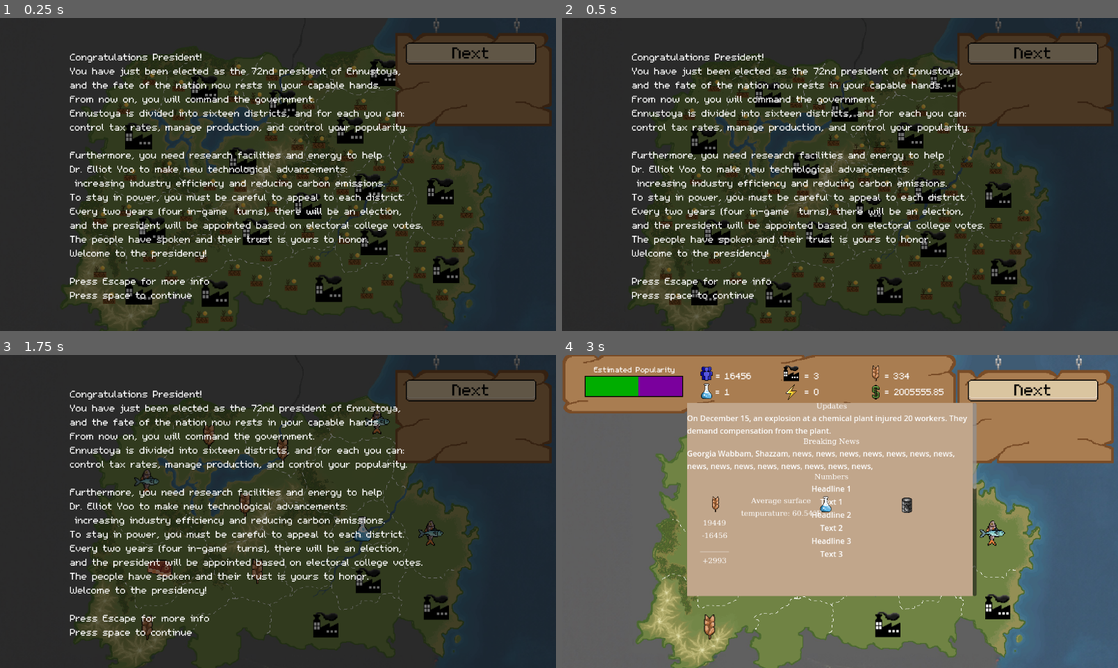
Above: before the commit, frames 1-4 (two rows, left to right).
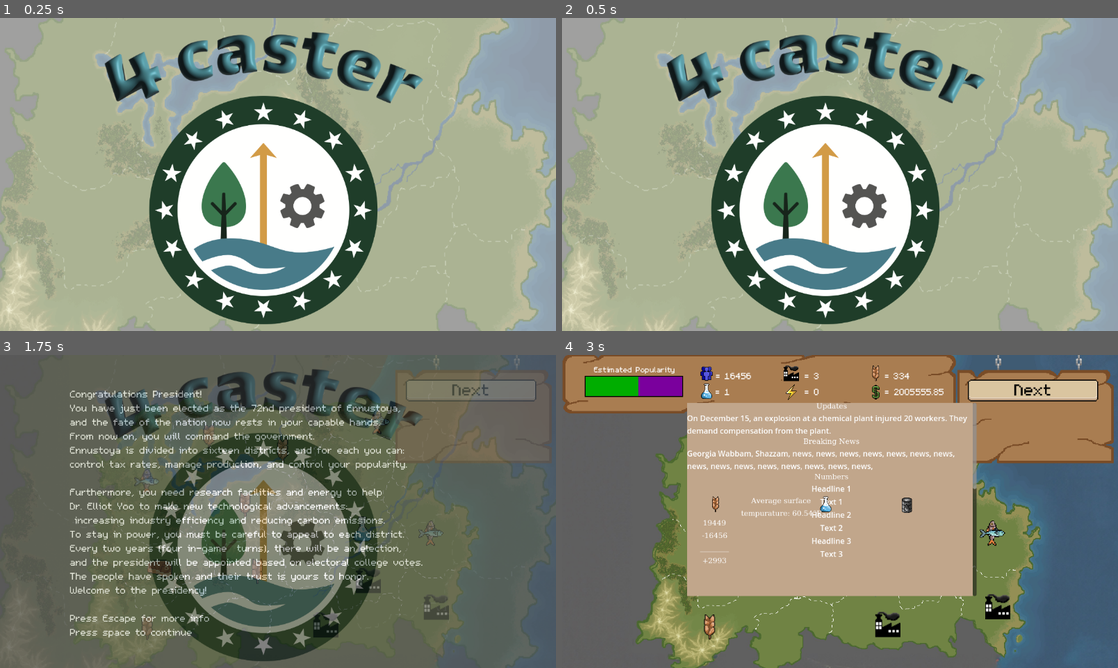
Above: after the commit, the same moments.

Repository: mccoogp/WeatherInc
Game: Godot game, scene res://world.tscn
Two runs of this game, one before a commit and one after it. Both use one fixed random seed, a clock stepped at 60 frames per second and the inputs below. The engine's default icon, where the game draws it, is replaced by a stand-in: a white triangle on a blue panel in a dark square.
Inputs (mouse positions are in pixels of both pictures, inside the frame that each line leads up to):
- Up to frame 1 (0.25 s): no input
- Up to frame 2 (0.5 s): no input
- Up to frame 3 (1.75 s): click "Next" at 0.5 s; click "Next" at 1.25 s
- Up to frame 4 (3 s): tap Enter at 2, 2.85 s; move the mouse to (962, 495) at 2.02 s; hold Right 2.03-2.78 s; hold X 2.03-2.78 s; click (962, 495) at 2.17 s; tap Space at 2.27 s; move the mouse to (728, 527) at 2.77 s; hold Down from 2.78 s (still down)

The runs differ from the first frame. In frame 1, 93% of the frame differs, in the area x 0-100%, y 0-100%; in frame 2, 93%; in frame 3, 87%; in frame 4, nothing differs.
Error after the commit: Invalid assignment of property or key 'clicked' with value of type 'bool' on a base object of type 'Nil'. (res://districtsprite.gd:8)

Commit message:
added start screen

Diff:
--- a/district.tscn
+++ b/district.tscn
@@ -1,44 +1,34 @@
-[gd_scene load_steps=6 format=3 uid="uid://cacfd62pudml6"]
+[gd_scene load_steps=3 format=3 uid="uid://cacfd62pudml6"]
 
 [ext_resource type="Script" path="res://district.gd" id="1_gpufd"]
-[ext_resource type="Texture2D" uid="uid://dlgystj22v1a6" path="res://4caster Art/new map/district16.png" id="2_75sb1"]
 [ext_resource type="Script" path="res://districtsprite.gd" id="3_mvpsf"]
-[ext_resource type="Texture2D" uid="uid://bcc6af5iy0tfm" path="res://4caster Art/industries/factory.png" id="4_2ef7k"]
-[ext_resource type="Texture2D" uid="uid://d0og4n3myo5uy" path="res://4caster Art/disasters/drought.png" id="5_niicu"]
 
 [node name="District" type="Node2D"]
 position = Vector2(0, 1)
 scale = Vector2(100, 100)
 script = ExtResource("1_gpufd")
 
-[node name="Main" type="Sprite2D" parent="." node_paths=PackedStringArray("district")]
+[node name="Main" type="Sprite2D" parent="."]
 position = Vector2(0.71, 0.71)
 scale = Vector2(0.0107812, 0.0107812)
-texture = ExtResource("2_75sb1")
 script = ExtResource("3_mvpsf")
-district = NodePath("..")
 
 [node name="ProductionImage" type="Sprite2D" parent="."]
 position = Vector2(0.9, 0.51)
 scale = Vector2(0.032, 0.032)
-texture = ExtResource("4_2ef7k")
 
 [node name="Disaster" type="Sprite2D" parent="."]
 position = Vector2(-0.09, -0.37)
 scale = Vector2(0.015, 0.015)
-texture = ExtResource("5_niicu")
 
 [node name="Disaster2" type="Sprite2D" parent="."]
 position = Vector2(1.35, -0.41)
 scale = Vector2(0.015, 0.015)
-texture = ExtResource("5_niicu")
 
 [node name="Disaster3" type="Sprite2D" parent="."]
 position = Vector2(-0.0800002, 0.57)
 scale = Vector2(0.015, 0.015)
-texture = ExtResource("5_niicu")
 
 [node name="Disaster4" type="Sprite2D" parent="."]
 position = Vector2(0.75, 1.45)
 scale = Vector2(0.015, 0.015)
-texture = ExtResource("5_niicu")
--- a/world.gd
+++ b/world.gd
@@ -165,6 +165,11 @@
 	pause_menu.connect("resume_game", Callable(self, "_on_resume_game"))
 	pause_menu.connect("peaceful", Callable(self, "_on_peaceful"))
 	pause_menu.connect("pink", Callable(self, "_on_pink"))
+	await get_tree().create_timer(1).timeout
+	for i in 10:
+		await get_tree().create_timer(0.1).timeout
+		$CanvasLayer2/Sprite2D.modulate[3] -= 0.1
+
 func _on_peaceful():
 	if not peace:
 		temp = 0
--- a/world.tscn
+++ b/world.tscn
@@ -44,6 +44,7 @@
 [ext_resource type="Texture2D" uid="uid://dsc86vr60qvhl" path="res://4caster Art/menu/menu.png" id="26_3urtx"]
 [ext_resource type="Texture2D" uid="uid://d4hn8p3qer7pl" path="res://icons/research.png" id="35_rjike"]
 [ext_resource type="AudioStream" uid="uid://ctej4kw1e8hlc" path="res://Masato Video Game Music.mp3" id="44_33rck"]
+[ext_resource type="Texture2D" uid="uid://bmf70fyck27gt" path="res://4caster Art/new map/Screenshot 2025-05-10 at 10.04.55 AM.png" id="45_nkw7o"]
 
 [sub_resource type="LabelSettings" id="LabelSettings_afd1u"]
 line_spacing = -20.0
@@ -855,6 +856,13 @@
 offset_bottom = 1579.0
 color = Color(1, 0, 0, 0)
 
+[node name="CanvasLayer2" type="CanvasLayer" parent="."]
+
+[node name="Sprite2D" type="Sprite2D" parent="CanvasLayer2"]
+position = Vector2(549, 323)
+scale = Vector2(0.63, 0.63)
+texture = ExtResource("45_nkw7o")
+
 [connection signal="button_down" from="Pause/Button2" to="." method="_on_more_info_button_down"]
 
 [editable path="CanvasLayer/News"]
Binary file added: 4caster Art/new map/Screenshot 2025-05-10 at 10.04.55 AM.png
Not shown, added: 4caster Art/new map/Screenshot 2025-05-10 at 10.04.55 AM.png.import
Not shown: 1 places in world.tscn that only renumber resources
Not shown, added: 4caster Art/new map/spash.pdf
